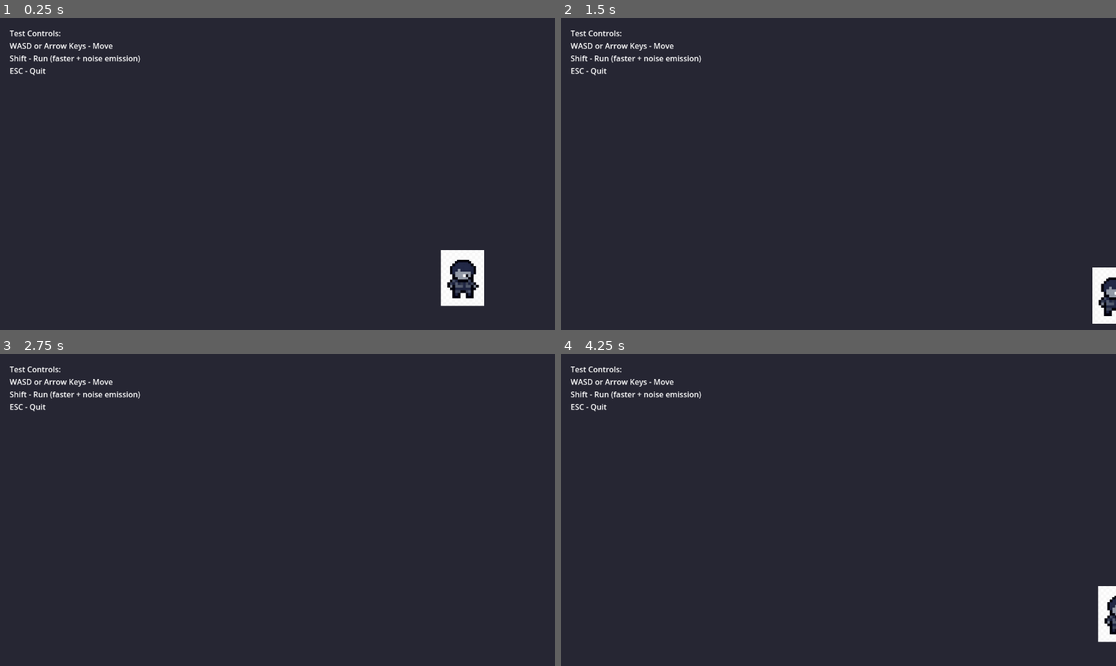
Above: before the commit, frames 1-4 (two rows, left to right).
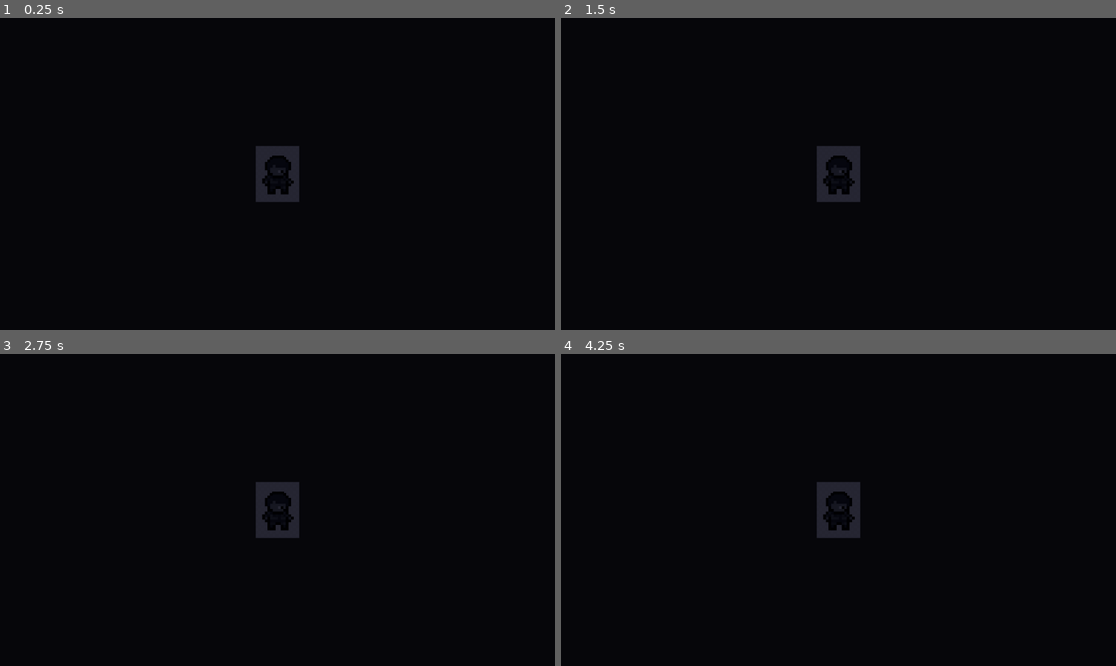
Above: after the commit, the same moments.

Repository: Emadram/VaultJam-Project
Game: Godot game, scene res://TestScene.tscn
Two runs of this game, one before a commit and one after it. Both use one fixed random seed, a clock stepped at 60 frames per second and the inputs below.
Inputs:
- Up to frame 1 (0.25 s): no input
- Up to frame 2 (1.5 s): tap Enter at 0.5 s; hold D (move_right) 0.53-1.28 s; hold Shift (run) 0.53-1.28 s; hold S (move_down) from 1.28 s (still down); tap Shift (run) at 1.35 s
- Up to frame 3 (2.75 s): release S (move_down) at 2.03 s; hold D (move_right) from 2.03 s (still down); hold Shift (run) from 2.03 s (still down)
- Up to frame 4 (4.25 s): tap Space at 2.75 s; release D (move_right) at 2.78 s; release Shift (run) at 2.78 s; hold W (move_up) 2.78-3.53 s; tap Shift (run) at 2.85 s; tap Enter at 3.5 s; hold A (move_left) from 3.53 s (still down); hold Shift (run) from 3.53 s (still down)

The runs differ from the first frame. In frame 1, 99% of the frame differs, in the area x 0-100%, y 0-100%; in frame 2, 99%; in frame 3, 99%; in frame 4, 99%.

Commit message:
feat: add 2D darkness system with player visibility radius
- Created DarknessOverlay.tscn using CanvasModulate
- Added PointLight2D to player for visible radius
- Configured light with energy 1.5 and shadow enabled
- Added Camera2D to player for camera following
- Integrated darkness overlay into TestScene
- Dark blue-gray ambient (not pure black) for mood

Diff:
--- /dev/null
+++ b/horror-game/DarknessOverlay.tscn
@@ -0,0 +1,4 @@
+[gd_scene format=3 uid="uid://darkness_overlay_001"]
+
+[node name="DarknessOverlay" type="CanvasModulate"]
+color = Color(0.15, 0.15, 0.2, 1)
--- a/horror-game/Player.tscn
+++ b/horror-game/Player.tscn
@@ -16,3 +16,8 @@
 
 [node name="CollisionShape2D" type="CollisionShape2D" parent="."]
 shape = SubResource("CapsuleShape2D_abc123")
+
+[node name="Light2D" type="PointLight2D" parent="."]
+energy = 1.5
+shadow_enabled = true
+texture_scale = 3.0
--- a/horror-game/TestScene.tscn
+++ b/horror-game/TestScene.tscn
@@ -1,6 +1,7 @@
-[gd_scene load_steps=2 format=3 uid="uid://test_scene_001"]
+[gd_scene load_steps=3 format=3 uid="uid://test_scene_001"]
 
 [ext_resource type="PackedScene" uid="uid://qlu7dasy0eiy" path="res://Player.tscn" id="1_player"]
+[ext_resource type="PackedScene" uid="uid://darkness_overlay_001" path="res://DarknessOverlay.tscn" id="2_darkness"]
 
 [node name="TestScene" type="Node2D"]
 
@@ -9,8 +10,12 @@
 offset_bottom = 1080.0
 color = Color(0.15, 0.15, 0.2, 1)
 
+[node name="DarknessOverlay" parent="." instance=ExtResource("2_darkness")]
+
 [node name="Player" parent="." instance=ExtResource("1_player")]
 position = Vector2(960, 540)
+
+[node name="Camera2D" type="Camera2D" parent="Player"]
 
 [node name="Label" type="Label" parent="."]
 offset_left = 20.0
